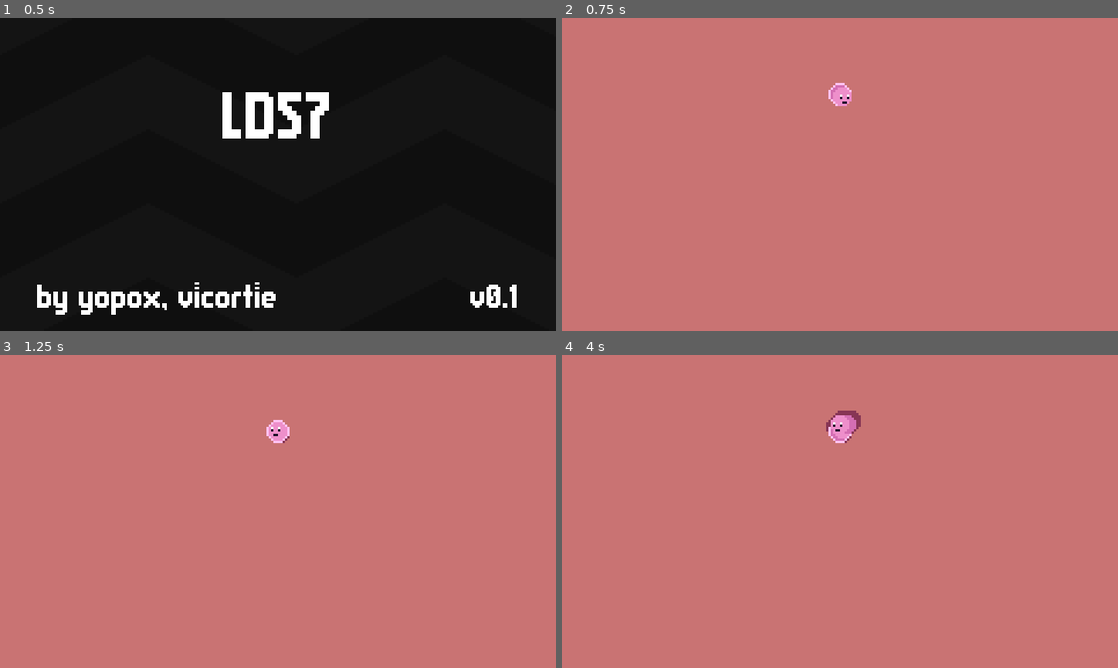
Above: before the commit, frames 1-4 (two rows, left to right).
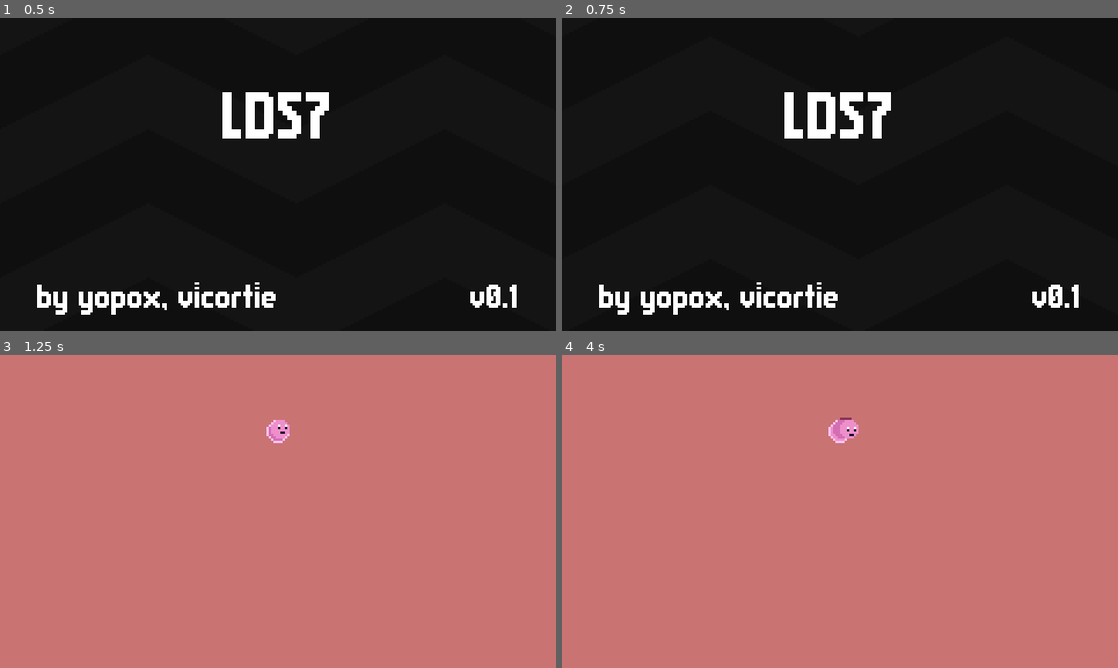
Above: after the commit, the same moments.

Repository: yopox/LD57
Game: Godot game, scene res://scenes/main/main.tscn
Two runs of this game, one before a commit and one after it. Both use one fixed random seed, a clock stepped at 60 frames per second and the inputs below.
Inputs:
- Up to frame 1 (0.5 s): no input
- Up to frame 2 (0.75 s): tap C (c, bound only before the commit) at 0.6 s
- Up to frame 3 (1.25 s): tap E (e) at 0.8 s
- Up to frame 4 (4 s): tap Enter at 1.25, 2.75 s; tap E (e) at 1.35 s; tap F (f, bound only before the commit) at 1.55, 2.1 s; tap Space at 2, 3.5 s; tap R (r, bound only before the commit) at 2.3, 2.85 s; tap S (s, bound only before the commit) at 3.05, 3.6 s; tap X (x) at 3.8 s

Frame 1 is identical in both runs. In frame 2, 100% of the frame differs, in the area x 0-100%, y 0-100%; in frame 3, 0.1%; in frame 4, 0.4%.

Commit message:
[actors] add bubbles

Diff:
--- /dev/null
+++ b/actors/bubble/bubble.gd
@@ -0,0 +1,24 @@
+class_name Bubble extends Sprite2D
+
+enum Type {
+	SAD,
+	HAPPY,
+	EGG,
+	ASLEEP,
+	SHOCKED,
+	LOVE,
+}
+
+@export var type: Type = Type.SAD
+
+
+func _ready() -> void:
+	texture = texture.duplicate()
+
+	match type:
+		Type.SAD: (texture as AtlasTexture).region.position.x = 0
+		Type.HAPPY: (texture as AtlasTexture).region.position.x = 1 * 12
+		Type.EGG: (texture as AtlasTexture).region.position.x = 2 * 12
+		Type.ASLEEP: (texture as AtlasTexture).region.position.x = 3 * 12
+		Type.SHOCKED: (texture as AtlasTexture).region.position.x = 4 * 12
+		Type.LOVE: (texture as AtlasTexture).region.position.x = 5 * 12
--- /dev/null
+++ b/actors/bubble/bubble.tscn
@@ -0,0 +1,12 @@
+[gd_scene load_steps=4 format=3 uid="uid://dwfh0eu4t610y"]
+
+[ext_resource type="Texture2D" uid="uid://b5uo7uf7vdsb5" path="res://actors/bubble/bubbles.png" id="1_p27y2"]
+[ext_resource type="Script" uid="uid://ctsovhmgjbb8e" path="res://actors/bubble/bubble.gd" id="2_yc0ss"]
+
+[sub_resource type="AtlasTexture" id="AtlasTexture_yc0ss"]
+atlas = ExtResource("1_p27y2")
+region = Rect2(0, 0, 12, 0)
+
+[node name="Bubble" type="Sprite2D"]
+texture = SubResource("AtlasTexture_yc0ss")
+script = ExtResource("2_yc0ss")
--- a/actors/face/face.gd
+++ b/actors/face/face.gd
@@ -1,21 +1,15 @@
 extends Sprite2D
 
 enum Type {
-	SMILE,
-	SAD,
-	SURPRISED,
+	WORM,
 	POKER,
-	WORM,
 }
 
-@export var type: Type = Type.SMILE
+@export var type: Type = Type.WORM
 
 
 func _ready() -> void:
 	texture = texture.duplicate()
 	match type:
-		Type.SMILE: (texture as AtlasTexture).region.position.x = 0
-		Type.SAD: (texture as AtlasTexture).region.position.x = 8
-		Type.SURPRISED: (texture as AtlasTexture).region.position.x = 16
-		Type.POKER: (texture as AtlasTexture).region.position.x = 24
-		Type.WORM: (texture as AtlasTexture).region.position.x = 40
+		Type.WORM: (texture as AtlasTexture).region.position.x = 0
+		Type.POKER: (texture as AtlasTexture).region.position.x = 8
--- a/actors/worm/player.gd
+++ b/actors/worm/player.gd
@@ -4,33 +4,33 @@
 
 
 func _process(delta: float) -> void:
-	if not dir("e") and not dir("r") and not dir("f") and not dir("c") and not dir("x") and not dir("s"):
+	if not dir("w") and not dir("e") and not dir("d") and not dir("x") and not dir("z") and not dir("a"):
 		return
 
 	var direction = Vector2.ZERO
-	if dir("e") and dir("r"):
+	if dir("w") and dir("e"):
 		direction = Vector2.from_angle(-PI / 2)
-	elif dir("r") and dir("f"):
+	elif dir("e") and dir("d"):
 		direction = Vector2.from_angle(-PI / 8)
-	elif dir("f") and dir("c"):
+	elif dir("d") and dir("x"):
 		direction = Vector2.from_angle(PI / 8)
-	elif dir("c") and dir("x"):
+	elif dir("z") and dir("x"):
 		direction = Vector2.from_angle(PI / 2)
-	elif dir("s") and dir("x"):
+	elif dir("a") and dir("z"):
 		direction = Vector2.from_angle(7 * PI / 8)
-	elif dir("e") and dir("s"):
+	elif dir("w") and dir("a"):
 		direction = Vector2.from_angle(-7 * PI / 8)
+	elif dir("w"):
+		direction = Vector2.from_angle(-3 * PI / 4)
 	elif dir("e"):
-		direction = Vector2.from_angle(-3 * PI / 4)
-	elif dir("r"):
 		direction = Vector2.from_angle(-PI / 4)
-	elif dir("f"):
+	elif dir("d"):
 		direction = Vector2.from_angle(0)
-	elif dir("c"):
+	elif dir("x"):
 		direction = Vector2.from_angle(PI / 4)
-	elif dir("x"):
+	elif dir("z"):
 		direction = Vector2.from_angle(3 * PI / 4)
-	elif dir("s"):
+	elif dir("a"):
 		direction = Vector2.from_angle(PI)
 
 	if direction.x > 0.0:
--- a/menus/title/title.gd
+++ b/menus/title/title.gd
@@ -8,10 +8,10 @@
 
 
 func _process(_delta: float) -> void:
-	if Input.is_action_just_pressed("e") or\
-		Input.is_action_just_pressed("r") or\
-		Input.is_action_just_pressed("f") or\
-		Input.is_action_just_pressed("c") or\
+	if Input.is_action_just_pressed("w") or\
+		Input.is_action_just_pressed("e") or\
+		Input.is_action_just_pressed("d") or\
 		Input.is_action_just_pressed("x") or\
-		Input.is_action_just_pressed("s"):
+		Input.is_action_just_pressed("z") or\
+		Input.is_action_just_pressed("a"):
 		Util.scene_manager.change_2d_scene(Util.Scenes.Game)
--- a/project.godot
+++ b/project.godot
@@ -31,24 +31,19 @@
 
 [input]
 
+w={
+"deadzone": 0.2,
+"events": [Object(InputEventKey,"resource_local_to_scene":false,"resource_name":"","device":-1,"window_id":0,"alt_pressed":false,"shift_pressed":false,"ctrl_pressed":false,"meta_pressed":false,"pressed":false,"keycode":0,"physical_keycode":87,"key_label":0,"unicode":119,"location":0,"echo":false,"script":null)
+]
+}
 e={
 "deadzone": 0.2,
-"events": [Object(InputEventKey,"resource_local_to_scene":false,"resource_name":"","device":0,"window_id":0,"alt_pressed":false,"shift_pressed":false,"ctrl_pressed":false,"meta_pressed":false,"pressed":false,"keycode":0,"physical_keycode":69,"key_label":0,"unicode":0,"location":0,"echo":false,"script":null)
+"events": [Object(InputEventKey,"resource_local_to_scene":false,"resource_name":"","device":-1,"window_id":0,"alt_pressed":false,"shift_pressed":false,"ctrl_pressed":false,"meta_pressed":false,"pressed":false,"keycode":0,"physical_keycode":69,"key_label":0,"unicode":101,"location":0,"echo":false,"script":null)
 ]
 }
-r={
+d={
 "deadzone": 0.2,
-"events": [Object(InputEventKey,"resource_local_to_scene":fa …(140 unchanged characters)… d":false,"keycode":0,"physical_keycode":82,"key_label":0,"unicode":114,"location":0,"echo":false,"script":null)
-]
-}
-f={
-"deadzone": 0.2,
-"events": [Object(InputEventKey,"resource_local_to_scene":false,"resource_name":"","device":-1,"window_id":0,"alt_pressed":false,"shift_pressed":false,"ctrl_pressed":false,"meta_pressed":false,"pressed":false,"keycode":0,"physical_keycode":70,"key_label":0,"unicode":102,"location":0,"echo":false,"script":null)
-]
-}
-c={
-"deadzone": 0.2,
-"events": [Object(InputEventKey,"resource_local_to_scene":false,"resource_name":"","device":-1,"window_id":0,"alt_pressed":false,"shift_pressed":false,"ctrl_pressed":false,"meta_pressed":false,"pressed":false,"keycode":0,"physical_keycode":67,"key_label":0,"unicode":99,"location":0,"echo":false,"script":null)
+"events": [Object(InputEventKey,"resource_local_to_scene":fa …(140 unchanged characters)… d":false,"keycode":0,"physical_keycode":68,"key_label":0,"unicode":100,"location":0,"echo":false,"script":null)
 ]
 }
 x={
@@ -56,9 +51,14 @@
 "events": [Object(InputEventKey,"resource_local_to_scene":false,"resource_name":"","device":-1,"window_id":0,"alt_press …(192 unchanged characters)…
 ]
 }
-s={
+z={
 "deadzone": 0.2,
-"events": [Object(InputEventKey,"resource_local_to_scene":fa …(140 unchanged characters)… d":false,"keycode":0,"physical_keycode":83,"key_label":0,"unicode":115,"location":0,"echo":false,"script":null)
+"events": [Object(InputEventKey,"resource_local_to_scene":fa …(140 unchanged characters)… d":false,"keycode":0,"physical_keycode":90,"key_label":0,"unicode":122,"location":0,"echo":false,"script":null)
+]
+}
+a={
+"deadzone": 0.2,
+"events": [Object(InputEventKey,"resource_local_to_scene":false,"resource_name":"","device":-1,"window_id":0,"alt_pressed":false,"shift_pressed":false,"ctrl_pressed":false,"meta_pressed":false,"pressed":false,"keycode":0,"physical_keycode":65,"key_label":0,"unicode":97,"location":0,"echo":false,"script":null)
 ]
 }
 
--- a/scenes/game/game.tscn
+++ b/scenes/game/game.tscn
@@ -8,6 +8,7 @@
 [ext_resource type="Texture2D" uid="uid://bh18rhrnqvjku" path="res://actors/ant/anthill.png" id="4_lfrn8"]
 [ext_resource type="Texture2D" uid="uid://dhurv0x3rvq6e" path="res://actors/egg/egg.png" id="6_5i0tg"]
 [ext_resource type="Script" uid="uid://bq5fo3feucg4l" path="res://actors/worm/worm.gd" id="8_4j704"]
+[ext_resource type="PackedScene" uid="uid://dwfh0eu4t610y" path="res://actors/bubble/bubble.tscn" id="8_5jirj"]
 [ext_resource type="PackedScene" uid="uid://cufur1ba5fdvi" path="res://actors/mole/mole.tscn" id="8_87uf6"]
 [ext_resource type="PackedScene" uid="uid://dy5f6sxex581v" path="res://actors/worm/section.tscn" id="9_5jirj"]
 [ext_resource type="Texture2D" uid="uid://3sqellp2o6xo" path="res://scenes/game/heart.png" id="9_kp23o"]
@@ -156,6 +157,9 @@
 [node name="Firefly" parent="-1;0" instance=ExtResource("4_bdhmt")]
 position = Vector2(42, 76)
 
+[node name="Bubble" parent="-1;0/Firefly" instance=ExtResource("8_5jirj")]
+position = Vector2(9, -10)
+
 [node name="0;0" type="Node2D" parent="."]
 position = Vector2(32, 16)
 
@@ -170,14 +174,21 @@
 texture = ExtResource("4_lfrn8")
 
 [node name="Ant" parent="-1;1/anthill" instance=ExtResource("4_kelw5")]
-position = Vector2(-13, 27)
+position = Vector2(-13, 31)
+
+[node name="Bubble" parent="-1;1/anthill/Ant" instance=ExtResource("8_5jirj")]
+position = Vector2(9, -10)
+type = 2
 
 [node name="Ant2" parent="-1;1/anthill" instance=ExtResource("4_kelw5")]
-position = Vector2(29, -29)
+position = Vector2(29, -25)
 scale = Vector2(-1, 1)
 
+[node name="Bubble" parent="-1;1/anthill/Ant2" instance=ExtResource("8_5jirj")]
+position = Vector2(9, -10)
+
 [node name="Sprite2D" type="Sprite2D" parent="-1;1/anthill"]
-position = Vector2(15, 27)
+position = Vector2(15, 31)
 texture = SubResource("AtlasTexture_bdhmt")
 
 [node name="0;1" type="Node2D" parent="."]
@@ -267,6 +278,9 @@
 position = Vector2(4, 28)
 colors = [Color(0.933333, 0.560784, 0.796078, 1), Color(0.831373, 0.431373, 0.701961, 1)]
 
+[node name="Bubble" parent="0;1/Worm" instance=ExtResource("8_5jirj")]
+position = Vector2(12, -12)
+
 [node name="Sprite2D" type="Sprite2D" parent="0;1"]
 position = Vector2(88, 51)
 texture = ExtResource("9_kp23o")
@@ -284,7 +298,11 @@
 position = Vector2(208, 222)
 
 [node name="Mole" parent="1;2" instance=ExtResource("8_87uf6")]
-position = Vector2(113, 58)
+position = Vector2(0, 73)
+
+[node name="Bubble" parent="1;2/Mole" instance=ExtResource("8_5jirj")]
+position = Vector2(14, -15)
+type = 3
 
 [connection signal="worm_moved" from="Player" to="Camera2D" method="_on_worm_worm_moved"]
 
Binary file changed: actors/ant/anthill.png
Not shown, added: actors/bubble/bubble.gd.uid
Binary file added: actors/bubble/bubbles.aseprite
Binary file added: actors/bubble/bubbles.png
Not shown, added: actors/bubble/bubbles.png.import
Binary file changed: actors/face/face.aseprite
Binary file changed: actors/face/face.png
Binary file changed: actors/mole/mole.aseprite
Not shown: 1 places in scenes/game/game.tscn that only renumber resources
